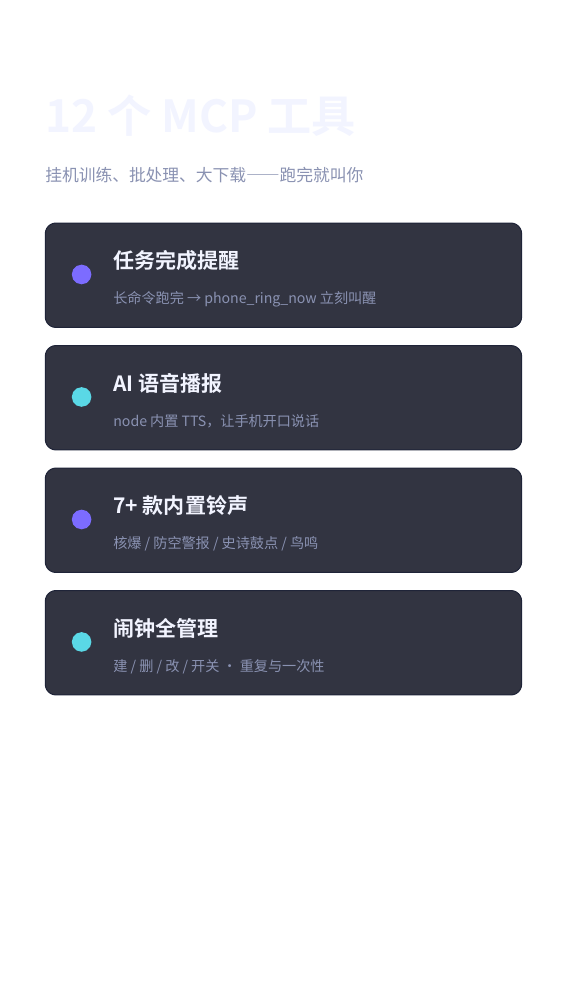
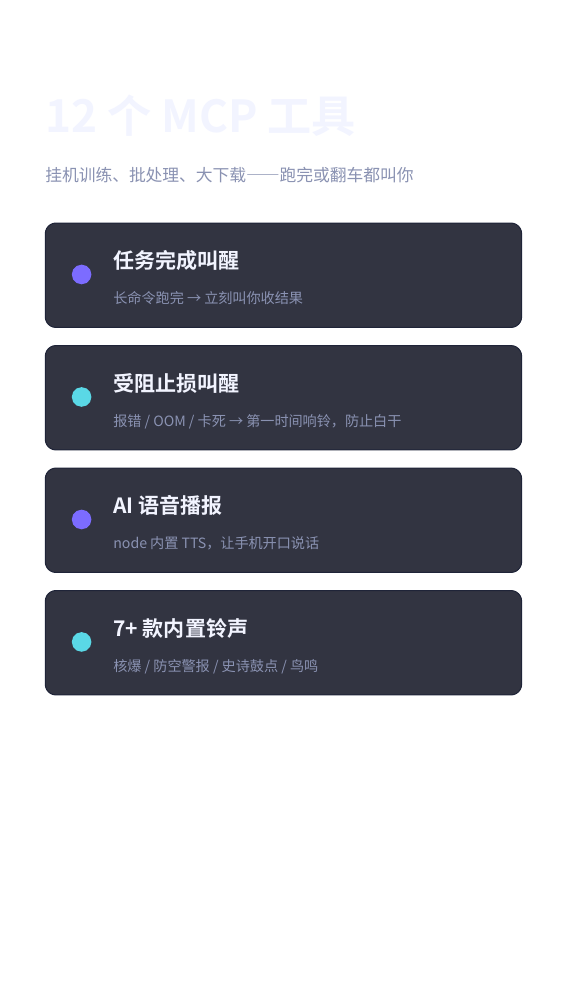
Before and after one commit to soul667/phone-alarm, a slide deck: slide 4 of docs/video/phone_alarm_xhs.pptx. Drawn at 567x1008 pixels with LibreOffice and Linux fonts; fonts in the diff are those of the drawing; background and template pictures are left out. Boxes give left, top, right and bottom in pixels: in the first picture for what was removed or moved away, otherwise in the second. Text is boxed around its words. In the diff, an @@ line names an element or a change of style, - is before the commit and + after.

Commit message:
docs: 场景补全——任务受阻(报错/中断/卡死)时也要立刻叫醒，防止白干一夜
- PPT/视频: 封面改「跑完或卡住 都立刻叫你」，响铃页副题加止损，功能卡加受阻止损叫醒
- SKILL.md: 触发词加「挂了叫我/卡住叫我」；新增失败分支叫醒配方 + 检查点轮询建议
- README 示例/工具表同步

```diff
--- a/docs/video/phone_alarm_xhs.pptx
+++ b/docs/video/phone_alarm_xhs.pptx
@@ text at box(45, 167, 413, 183): text changed @@
-挂机训练、批处理、大下载——跑完就叫你
+挂机训练、批处理、大下载——跑完或翻车都叫你
@@ text at box(113, 250, 239, 270): text changed @@
-任务完成提醒
+任务完成叫醒
@@ text at box(113, 291, 303, 304): text changed @@
-长命令跑完 → phone_ring_now 立刻叫醒
+长命令跑完 → 立刻叫你收结果
@@ text added at box(113, 373, 239, 393), 20 pt, text #F2F4FF, bold @@
+受阻止损叫醒
@@ text added at box(113, 414, 401, 427), 13.5 pt, text #8A92B2 @@
+报错 / OOM / 卡死 → 第一时间响铃，防止白干
@@ text "AI 语音播报": place and size @@
-text "AI 语音播报" at box(113, 373, 223, 393)
+text "AI 语音播报" at box(113, 495, 223, 515)
@@ text "node 内置 TTS，让手机开口说话": place and size @@
-text "node 内置 TTS，让手机开口说话" at box(113, 414, 320, 427)
+text "node 内置 TTS，让手机开口说话" at box(113, 536, 320, 549)
@@ text "7+ 款内置铃声": place and size @@
-text "7+ 款内置铃声" at box(113, 495, 248, 515)
+text "7+ 款内置铃声" at box(113, 618, 248, 638)
@@ text removed at box(113, 618, 218, 638) @@
-闹钟全管理
@@ text "核爆 / 防空警报 / 史诗鼓点 ...": place and size @@
-text "核爆 / 防空警报 / 史诗鼓点 ..." at box(113, 536, 318, 549)
+text "核爆 / 防空警报 / 史诗鼓点 ..." at box(113, 659, 318, 672)
@@ text removed at box(113, 659, 325, 672) @@
-建 / 删 / 改 / 开关 · 重复与一次性
```
Also in this commit, not shown: 2 other slides changed, 5 other files.
